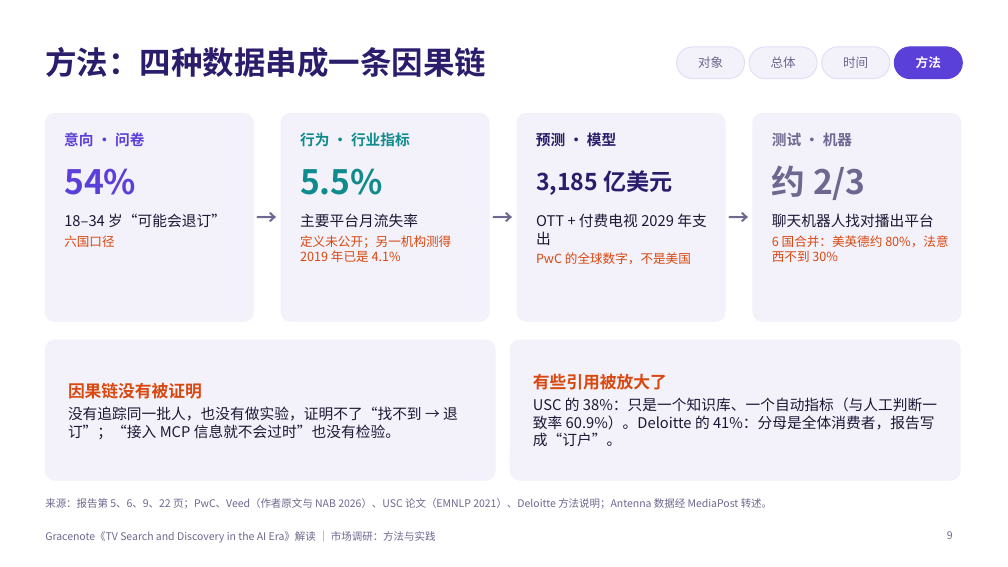
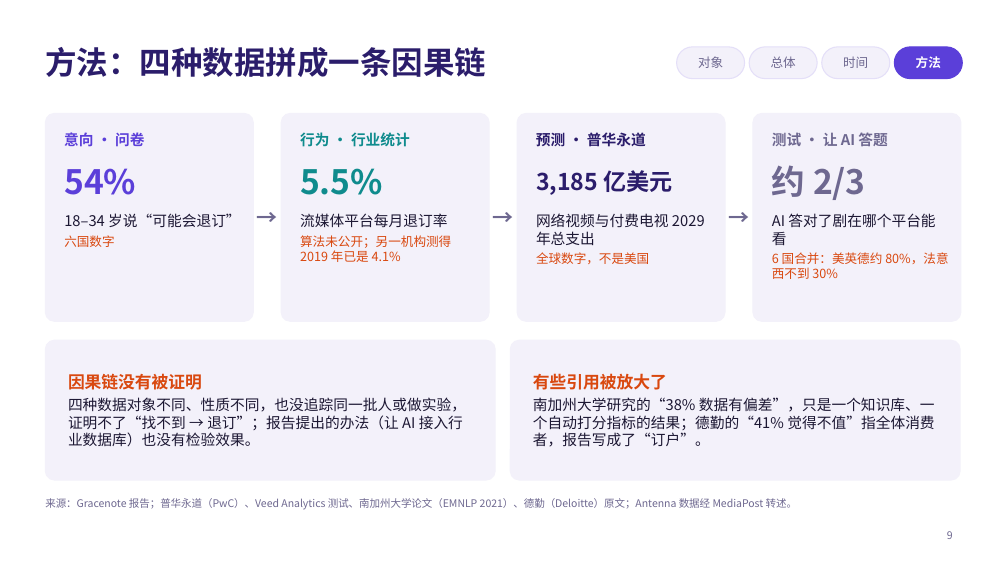
Before and after one commit to jayleo113/ppt, a slide deck: slide 9 of Gracenote_AI报告解读_课堂分享.pptx. Drawn at 1008x567 pixels with LibreOffice and Linux fonts; fonts in the diff are those of the drawing. Boxes give left, top, right and bottom in pixels: in the first picture for what was removed or moved away, otherwise in the second. Text is boxed around its words. In the diff, an @@ line names an element or a change of style, - is before the commit and + after.

```diff
--- a/Gracenote_AI报告解读_课堂分享.pptx
+++ b/Gracenote_AI报告解读_课堂分享.pptx
@@ title at (45, 47, 486, 77): text changed @@
-方法：四种数据串成一条因果链
+方法：四种数据拼成一条因果链
@@ text at (300, 132, 410, 147): text changed @@
-行为 · 行业指标
+行为 · 行业统计
@@ text at (536, 131, 646, 150): text changed @@
-预测 · 模型
+预测 · 普华永道
@@ text at (772, 132, 887, 146): text changed @@
-测试 · 机器
+测试 · 让 AI 答题
@@ text at (64, 213, 241, 247): text changed @@
-18–34 岁“可能会退订”
-六国口径
+18–34 岁说“可能会退订”
+六国数字
@@ text at (300, 213, 451, 262): text changed @@
-主要平台月流失率
-定义未公开；另一机构测得 2019 年已是 4.1%
+流媒体平台每月退订率
+算法未公开；另一机构测得 2019 年已是 4.1%
@@ text at (536, 213, 705, 264): text changed @@
-OTT + 付费电视 2029 年支出
-PwC 的全球数字，不是美国
+网络视频与付费电视 2029 年总支出
+全球数字，不是美国
@@ text at (772, 213, 935, 245): text changed @@
-聊天机器人找对播出平台
+AI 答对了剧在哪个平台能看
@@ text at (68, 397, 466, 446): text changed @@
-没有追踪同一批人，也没有做实验，证明不了“找不到 → 退订”；“接入 MCP 信息就不会过时”也没有检验。
+四种数据对象不同、性质不同，也没追踪同一批人或做实验，证明不了“找不到 → 退订”；报告提出的办法（让 AI 接入行业数据库）也没有检验效果。
@@ text at (533, 397, 935, 447): text changed @@
-USC 的 38%：只是一个知识库、一个自动指标（与人工判断一致率 60.9%）。Deloitte 的 41%：分母是全体消费者，报告写成“订户”。
+南加州大学研究的“38% 数据有偏差”，只是一个知识库、一个自动打分指标的结果；德勤的“41% 觉得不值”指全体消费者，报告写成了“订户”。
@@ text at (45, 498, 797, 510): text changed @@
-来源：报告第 5、6、9、22 页；PwC、Veed（作者原文与 NAB 2026）、USC 论文（EMNLP 2021）、Deloitte 方法说明；Antenna 数据经 MediaPost 转述。
+来源：Gracenote 报告；普华永道（PwC）、Veed Analytics 测试、南加州大学论文（EMNLP 2021）、德勤（Deloitte）原文；Antenna 数据经 MediaPost 转述。
@@ text removed at (45, 531, 436, 543) @@
-Gracenote《TV Search and Discovery in the AI Era》解读 ｜ 市场调研：方法与实践
```
Also in this commit, not shown: 11 other slides changed, 4 other files.
